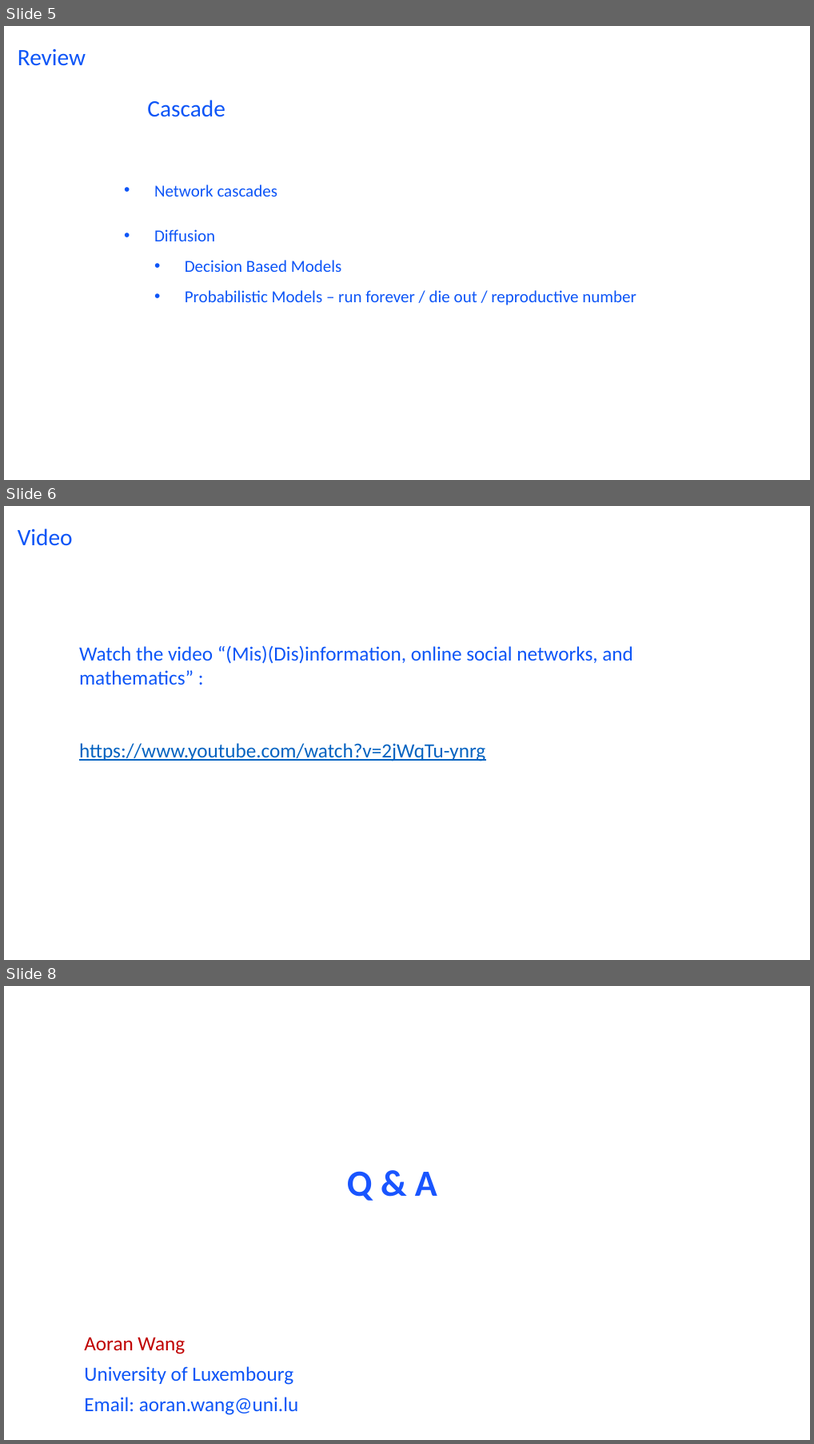
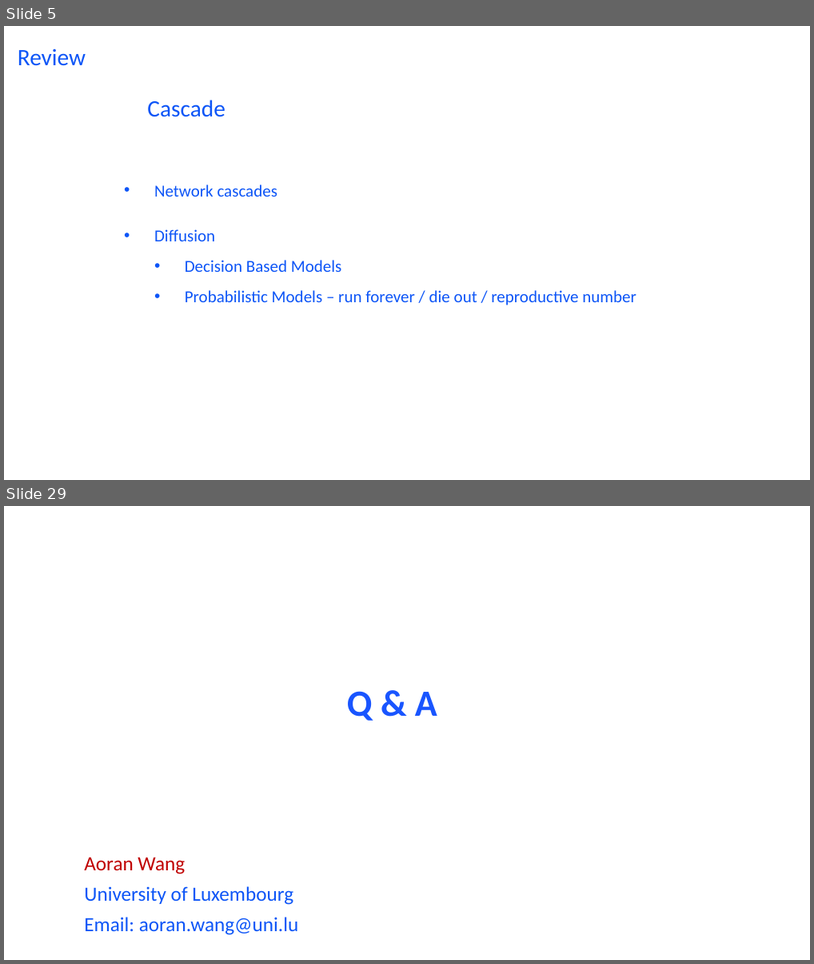
Before and after one commit to wang422003/Complex-Networks_exercise, a slide deck: Slides/Exercise7.pptx. Shown one above the other, each under a label of ours: slides 5, 6 and 8 before the commit, slides 5 and 29 after it; the slides between them are not shown. The pictures are 814x1444 and 814x964 pixels, drawn with LibreOffice and Linux fonts; fonts in the diff are those of the drawing. Boxes give left, top, right and bottom in pixels: in the first picture for what was removed or moved away, otherwise in the second. Text is boxed around its words. In the diff, an @@ line names an element or a change of style, - is before the commit and + after.

```diff
--- a/Slides/Exercise7.pptx
+++ b/Slides/Exercise7.pptx
@@ slide 6 removed at box(4, 506, 810, 960), background #FFFFFF @@
@@ title removed at box(18, 528, 73, 546) @@
-Video
@@ text removed at box(79, 645, 634, 761) @@
-Watch the video “(Mis)(Dis)information, online social networks, and mathematics” :
-https://www.youtube.com/watch?v=2jWqTu-ynrg
@@ what was slide 8 is now slide 29 @@
```
Also in this commit, not shown: 23 slides added, 1 other slide removed, 1 other file.
